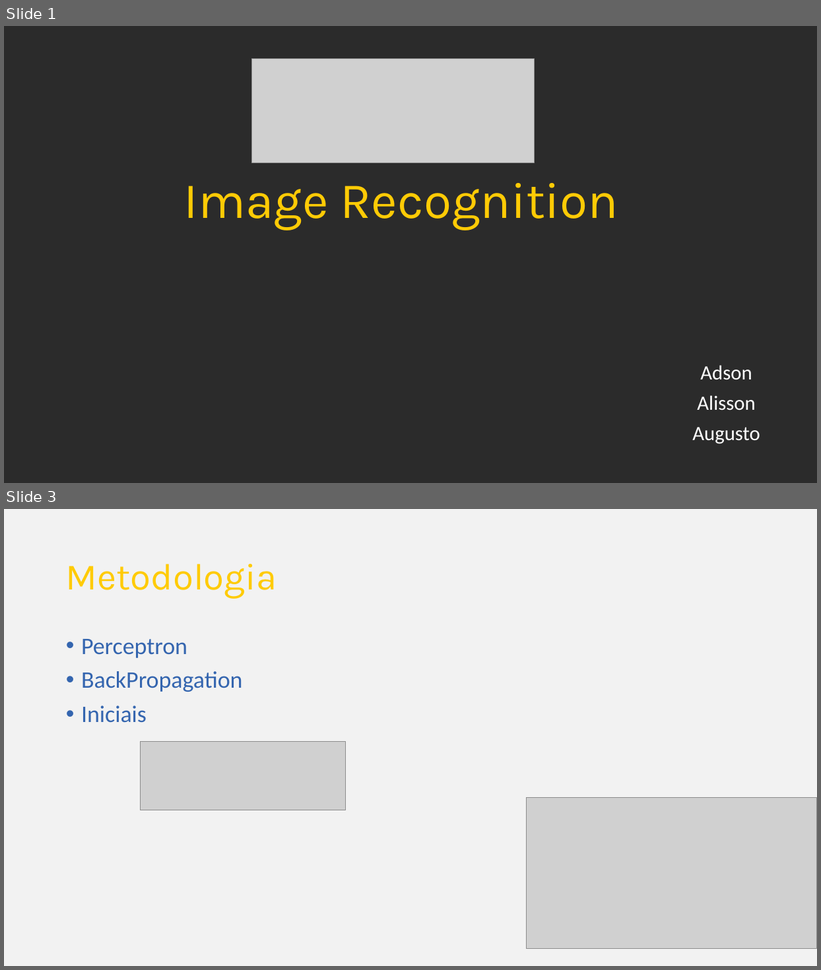
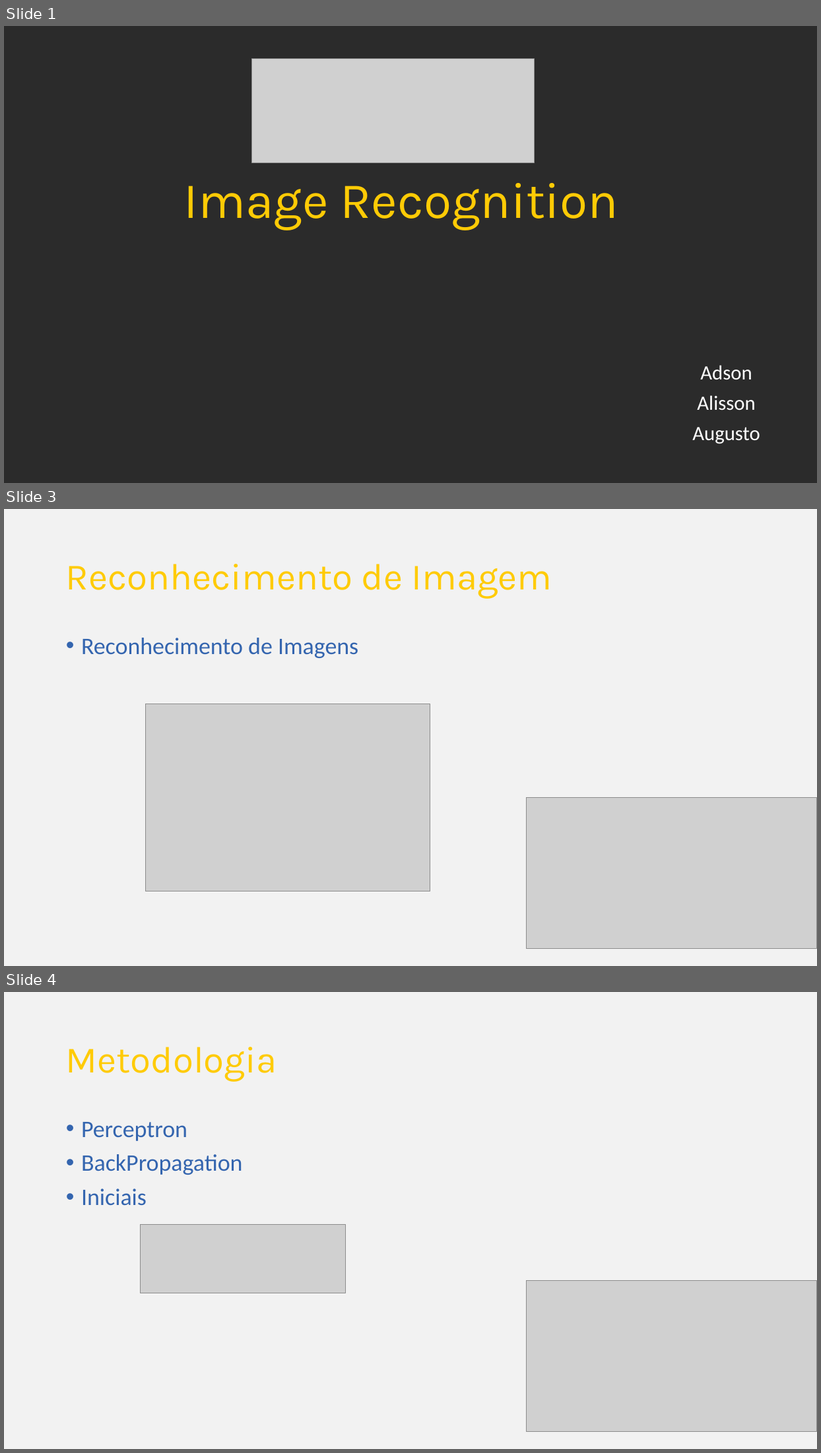
Before and after one commit to BeholderDEV/Neur, a slide deck: Image Recognition.pptx. Shown one above the other, each under a label of ours: slides 1 and 3 before the commit, slides 1, 3 and 4 after it; the slides between them are not shown. The pictures are 821x970 and 821x1453 pixels, drawn with LibreOffice and Linux fonts; fonts in the diff are those of the drawing; grey boxes stand for pictures; background and template pictures are left out; a plain dark background stands for a picture behind light text. Boxes give left, top, right and bottom in pixels: in the first picture for what was removed or moved away, otherwise in the second. Text is boxed around its words. In the diff, an @@ line names an element or a change of style, - is before the commit and + after.

```diff
--- a/Image Recognition.pptx
+++ b/Image Recognition.pptx
@@ slide 3 added at [4,509,817,966], background #F2F2F2 @@
@@ title added at [66,564,552,599], 44 pt, text #FFCB05 @@
+Reconhecimento de Imagem
@@ text added at [81,638,358,658], 28 pt, text #3465AF @@
+• Reconhecimento de Imagens
@@ picture added at [145,704,430,891] @@
@@ picture added at [527,798,817,949] @@
@@ what was slide 3 is now slide 4 @@
```
Also in this commit, not shown: 2 slides changed, 2 other slides added, 5 other files.
